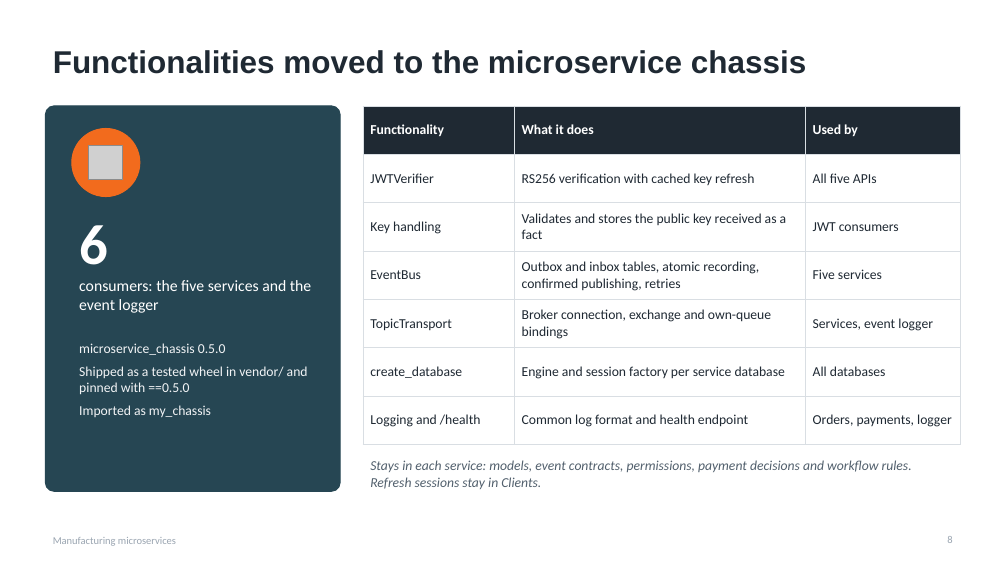
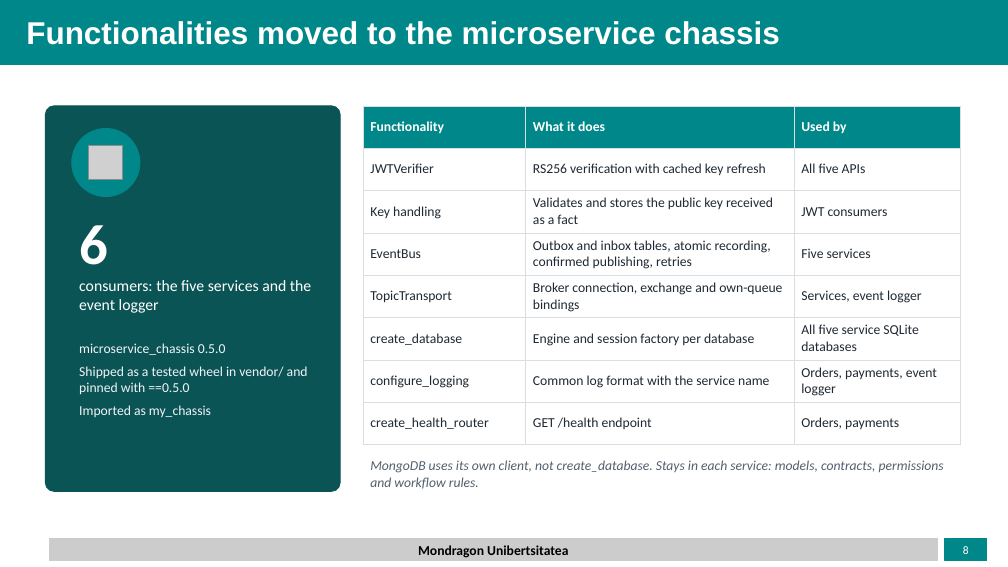
Before and after one commit to Uthereted/EjercicioMonolitico, a slide deck: slide 8 of manufacturing_microservices.pptx. Drawn at 1008x567 pixels with LibreOffice and Linux fonts; fonts in the diff are those of the drawing; grey boxes stand for pictures; background and template pictures are left out. Boxes give left, top, right and bottom in pixels: in the first picture for what was removed or moved away, otherwise in the second. Text is boxed around its words. In the diff, an @@ line names an element or a change of style, - is before the commit and + after.

```diff
--- a/manufacturing_microservices.pptx
+++ b/manufacturing_microservices.pptx
@@ rectangle added at bbox=[0, 0, 1008, 64], fill #008789, outline #008789 1 pt @@
@@ title "Functionalities moved to the microservice ...": place and size @@
-title "Functionalities moved to the microservice ..." at bbox=[53, 50, 806, 74]
+title "Functionalities moved to the microservice ..." at bbox=[26, 21, 779, 45]
@@ title "Functionalities moved to the microservice ..." at bbox=[26, 21, 779, 45]: text colour #1F2933 to #FFFFFF @@
@@ rounded rectangle at bbox=[45, 106, 340, 492]: fill #264653 to #0B5456; outline #264653 1 pt to #0B5456 1 pt @@
@@ table at bbox=[363, 106, 960, 434] @@
-row 6: create_database | Engine and session factory per service database | All databases
-row 7: Logging and /health | Common log format and health endpoint | Orders, payments, logger
+row 6: create_database | Engine and session factory per database | All five service SQLite databases
+row 7: configure_logging | Common log format with the service name | Orders, payments, event logger
+row 8: create_health_router | GET /health endpoint | Orders, payments
@@ ellipse at bbox=[72, 129, 140, 197]: fill #F26B1D to #008789; outline #F26B1D 1 pt to #008789 1 pt @@
@@ text at bbox=[370, 460, 944, 489]: text changed @@
-Stays in each service: models, event contracts, permissions, payment decisions and workflow rules. Refresh sessions stay in Clients.
+MongoDB uses its own client, not create_database. Stays in each service: models, contracts, permissions and workflow rules.
@@ rectangle added at bbox=[49, 538, 938, 561], fill #CCCCCC, outline #CCCCCC 1 pt @@
@@ text removed at bbox=[53, 537, 176, 546] @@
-Manufacturing microservices
@@ page number: place and size @@
-page number at bbox=[947, 536, 952, 543]
+page number at bbox=[963, 546, 969, 554]
@@ page number at bbox=[963, 546, 969, 554]: size 10 to 11 pt, text colour #9AA5B1 to #FFFFFF; alignment right to centre; vertical alignment top to middle @@
@@ rectangle added at bbox=[945, 538, 987, 561], fill #008789, outline #008789 1 pt @@
@@ text added at bbox=[418, 545, 568, 558], 13 pt, text #000000, bold @@
+Mondragon Unibertsitatea
```
Also in this commit, not shown: 8 other slides changed, 2 slides added, 2 slides removed.
